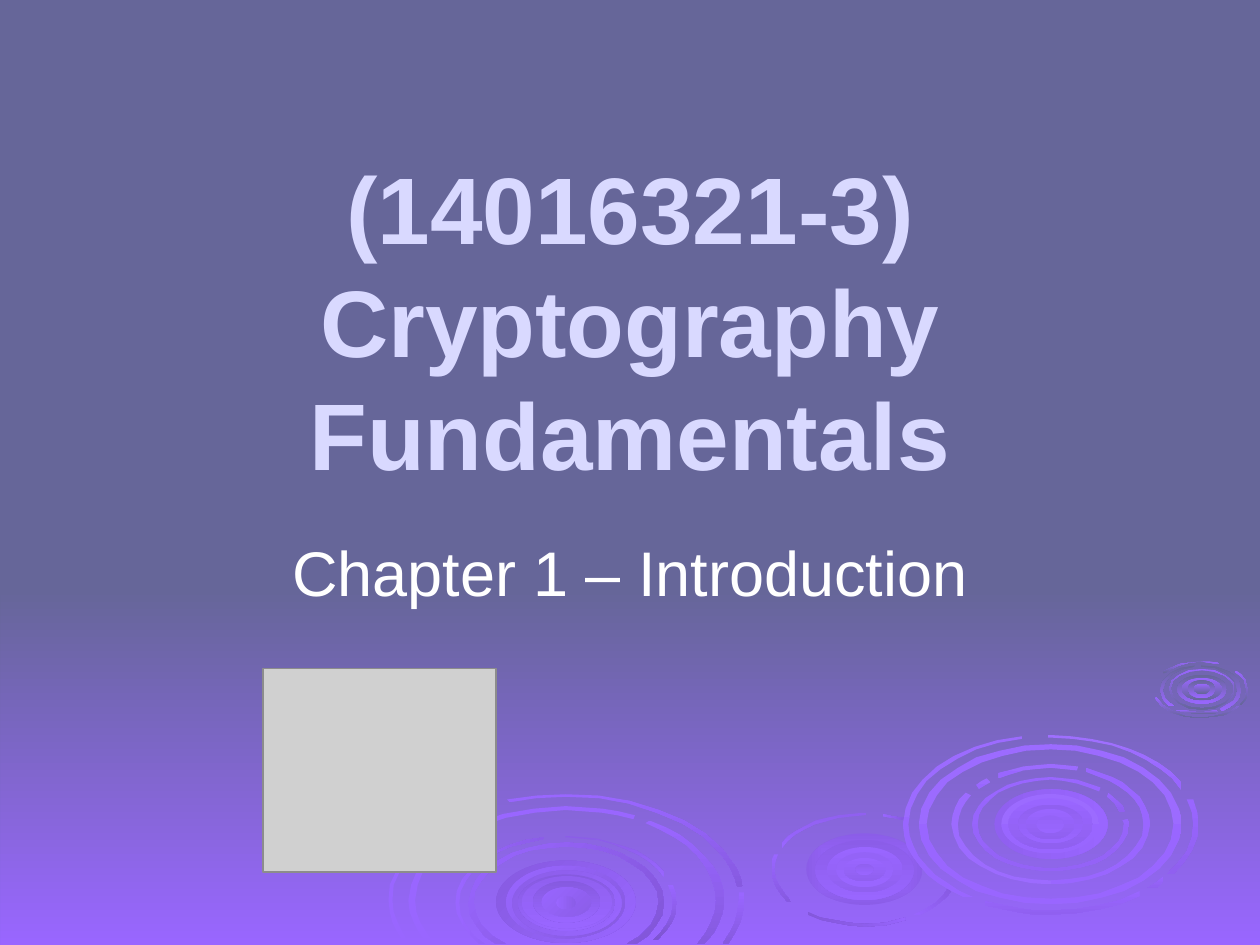
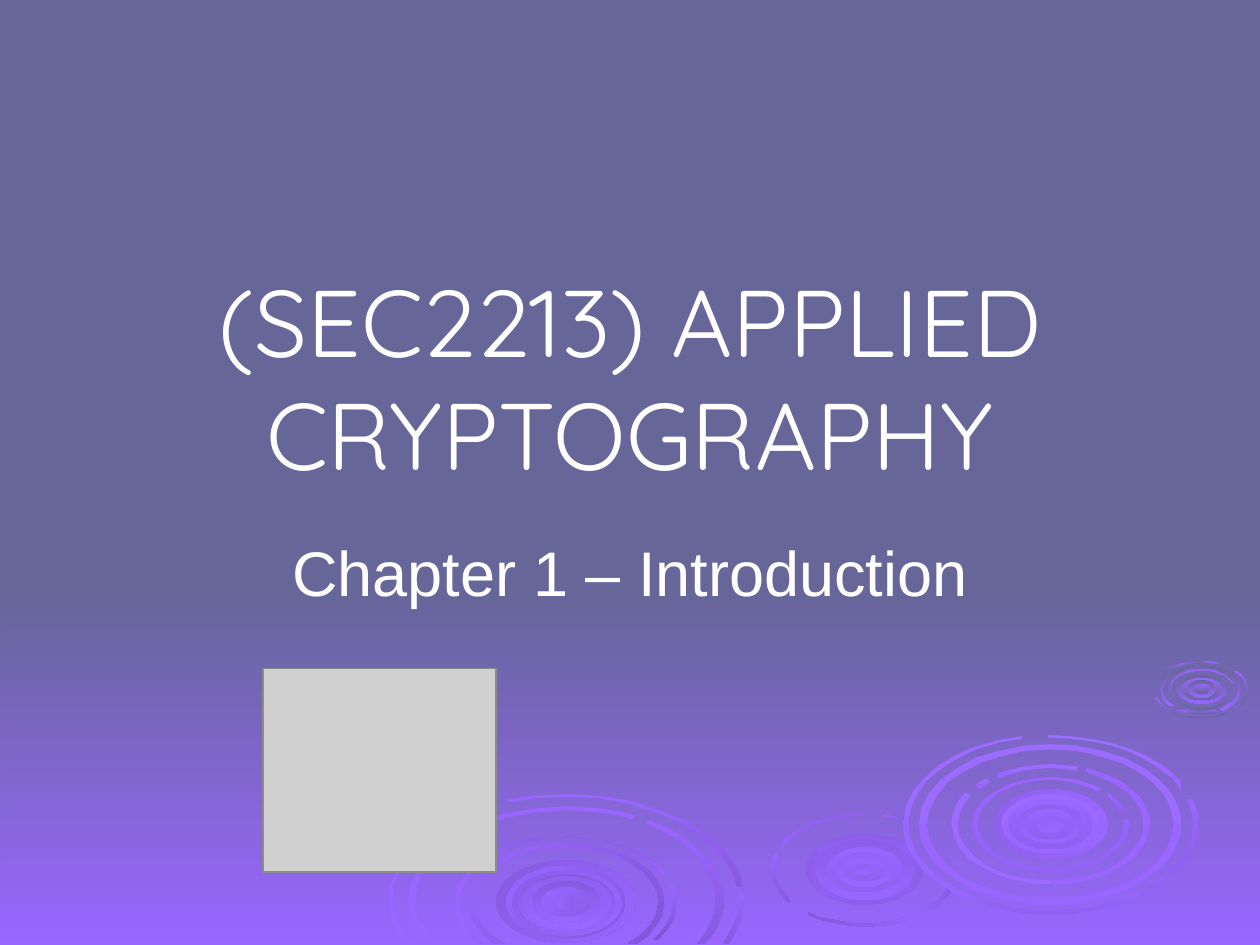
Before and after one commit to HatimAlsuwat/HatimAlsuwat.github.io, a slide deck: slide 1 of IntroductionToCryptography/ch01.ppt. Drawn at 1260x945 pixels with LibreOffice and Linux fonts; fonts in the diff are those of the drawing; grey boxes stand for pictures; background and template pictures are left out. Boxes give left, top, right and bottom in pixels: in the first picture for what was removed or moved away, otherwise in the second. Text is boxed around its words. In the diff, an @@ line names an element or a change of style, - is before the commit and + after.

```diff
--- a/IntroductionToCryptography/ch01.ppt
+++ b/IntroductionToCryptography/ch01.ppt
@@ title at (x1=219, y1=290, x2=1041, y2=471): text changed; font Arial to Quicksand; text colour #D9D9FF to #FFFFFF; bold off @@
-(14016321-3) Cryptography Fundamentals
+(SEC2213) APPLIED CRYPTOGRAPHY
```
Also in this commit, not shown: 5 other slides changed, 1 slide removed.
